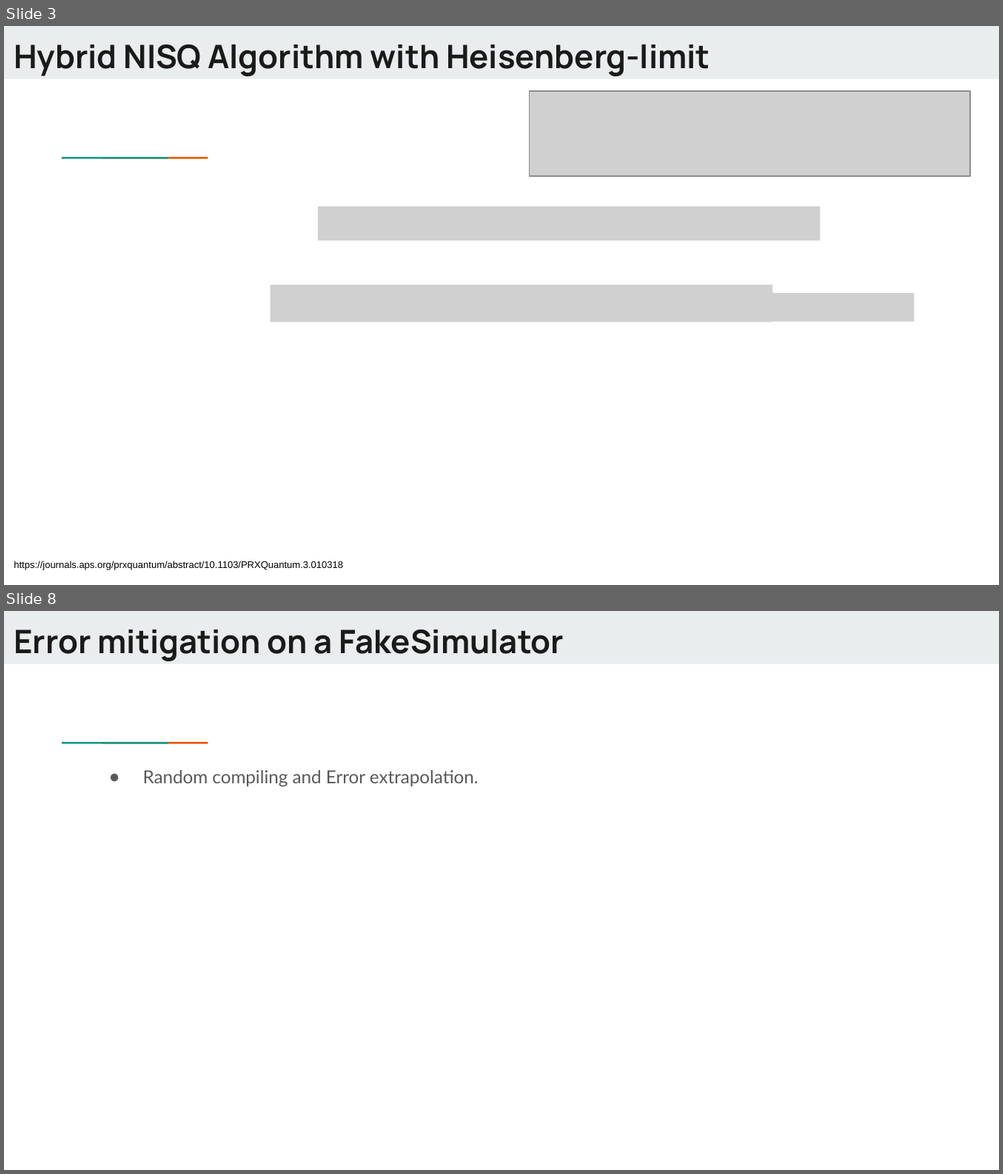
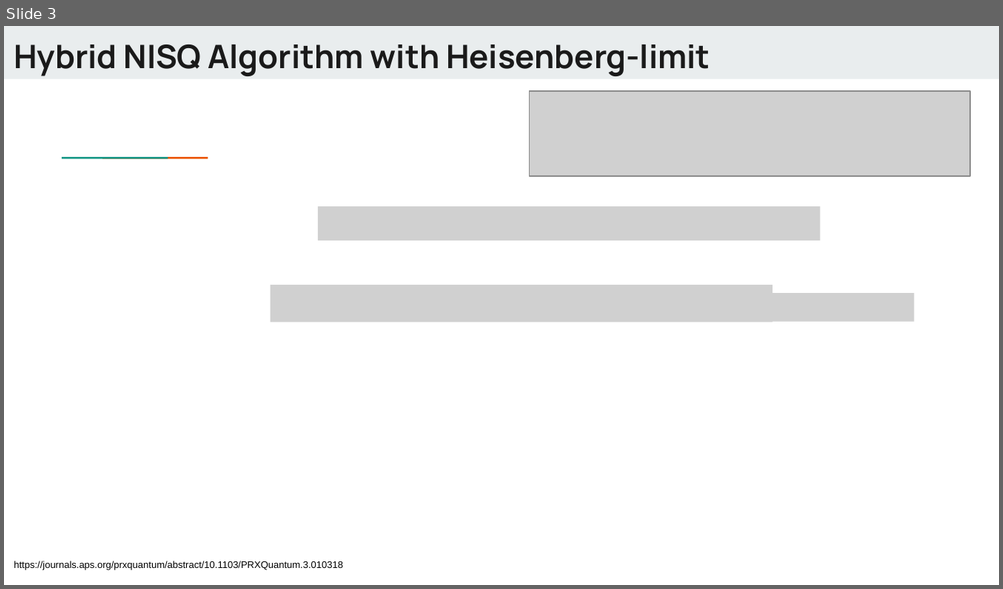
Before and after one commit to Dran-Z/QHack2023-SunnyDelft, a slide deck: QHack-SunnyDelft.pptx. Shown one above the other, each under a label of ours: slides 3 and 8 before the commit, slide 3 after it; the slides between them are not shown. The pictures are 1003x1174 and 1003x589 pixels, drawn with LibreOffice and Linux fonts; fonts in the diff are those of the drawing; grey boxes stand for pictures. Boxes give left, top, right and bottom in pixels: in the first picture for what was removed or moved away, otherwise in the second. Text is boxed around its words. In the diff, an @@ line names an element or a change of style, - is before the commit and + after.

```diff
--- a/QHack-SunnyDelft.pptx
+++ b/QHack-SunnyDelft.pptx
@@ slide 8 removed at [4, 611, 999, 1170], background #FFFFFF; not listed: 3 template elements that a slide beside it also shows @@
@@ title removed at [14, 629, 564, 661] @@
-Error mitigation on a FakeSimulator
@@ text removed at [143, 770, 478, 787] @@
-● Random compiling and Error extrapolation.
```
Also in this commit, not shown: 5 slides changed, 5 slides added, 2 other slides removed, 7 other files.
